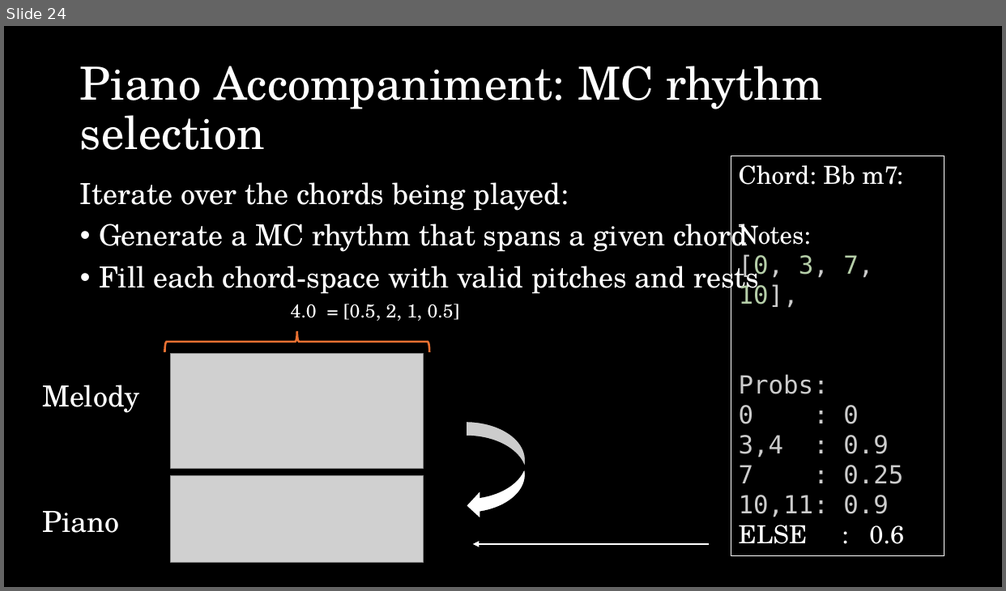
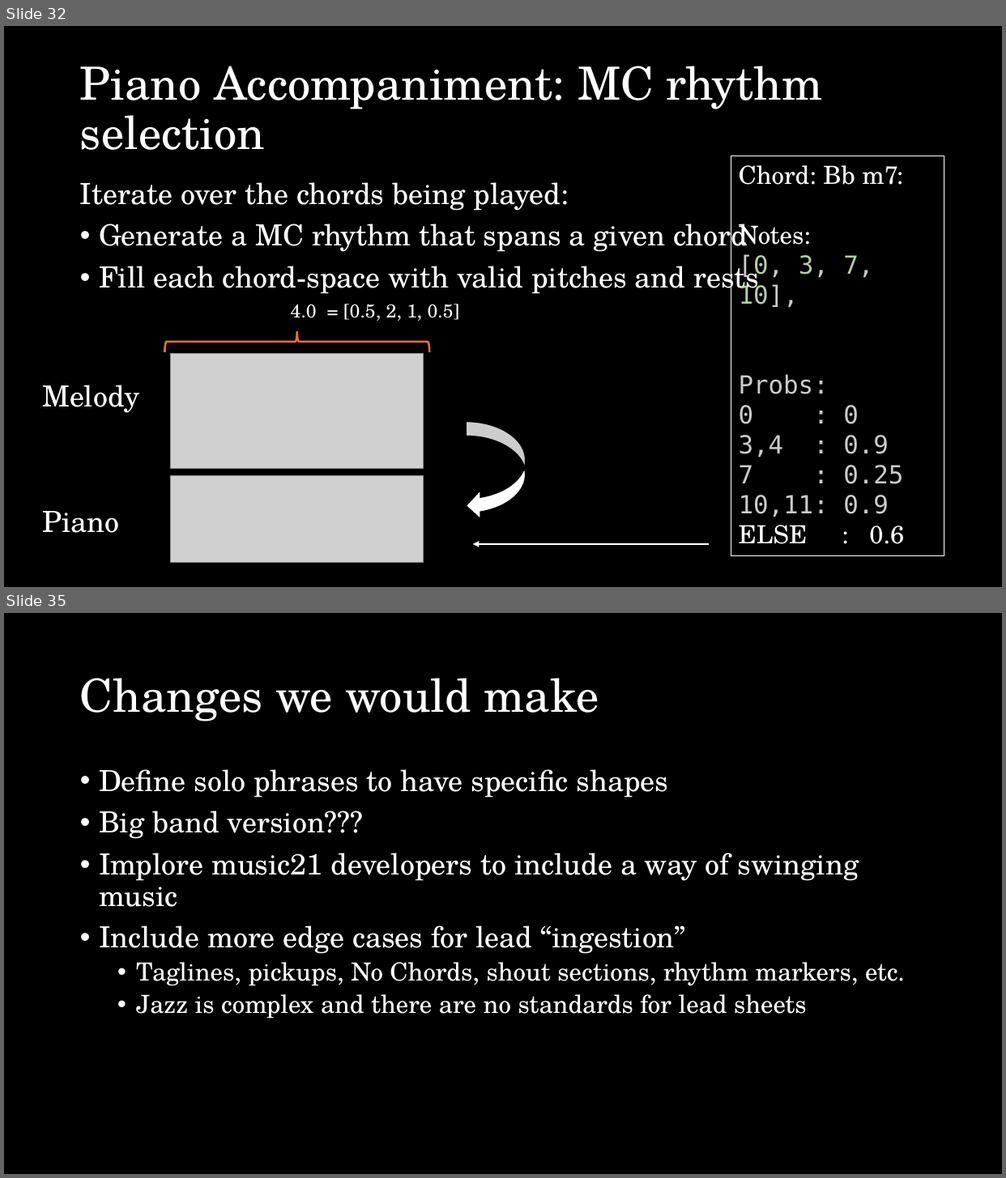
Before and after one commit to esharo02/150Final, a slide deck: CS150 final presentation.pptx. Shown one above the other, each under a label of ours: slide 24 before the commit, slides 32 and 35 after it; the slides between them are not shown. The pictures are 1006x591 and 1006x1178 pixels, drawn with LibreOffice and Linux fonts; fonts in the diff are those of the drawing; grey boxes stand for pictures. Boxes give left, top, right and bottom in pixels: in the first picture for what was removed or moved away, otherwise in the second. Text is boxed around its words. In the diff, an @@ line names an element or a change of style, - is before the commit and + after.

Commit message:
finish presentation
run this from my machine because i have the fancy shmancy fonts yayayayay

```diff
--- a/CS150 final presentation.pptx
+++ b/CS150 final presentation.pptx
@@ slide 35 added at (4, 613, 1002, 1174), background #000000 @@
@@ title added at (80, 678, 599, 722), 44 pt, text #FFFFFF @@
+Changes we would make
@@ text added at (99, 769, 905, 1019), 28 pt, text #FFFFFF @@
+• Define solo phrases to have specific shapes
+• Big band version???
+• Implore music21 developers to include a way of swinging music
+• Include more edge cases for lead “ingestion”
+  • Taglines, pickups, No Chords, shout sections, rhythm markers, etc.
+  • Jazz is complex and there are no standards for lead sheets
@@ what was slide 24 is now slide 32 @@
```
Also in this commit, not shown: 4 slides changed, 12 other slides added.
